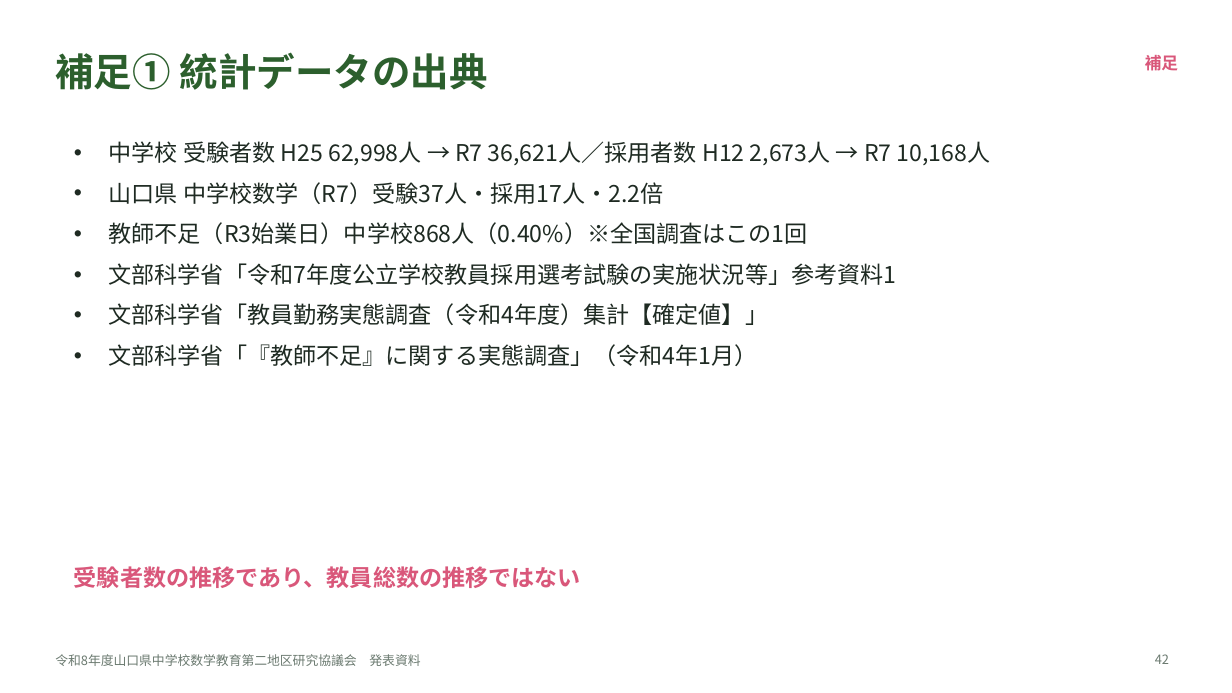
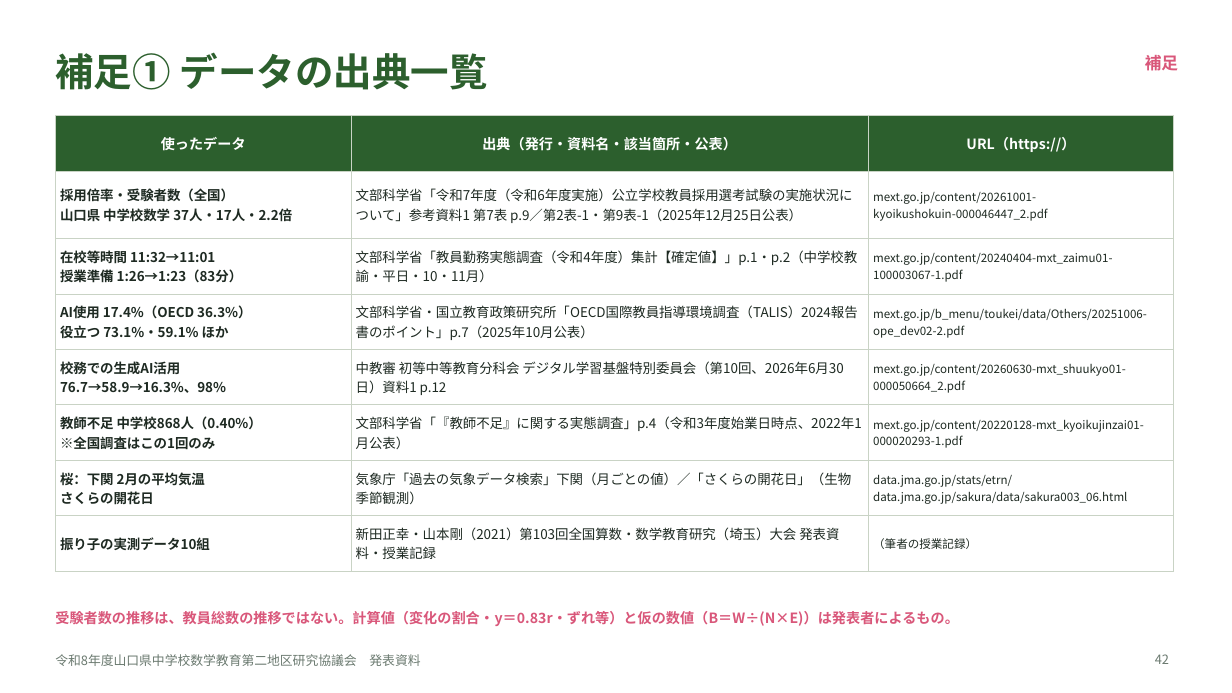
Before and after one commit to margiela14th-sudo/my-ai-project, a slide deck: slide 42 of 07_完成資料/県大会発表_生成AI授業再構築.pptx. Drawn at 1232x693 pixels with LibreOffice and Linux fonts; fonts in the diff are those of the drawing. Boxes give left, top, right and bottom in pixels: in the first picture for what was removed or moved away, otherwise in the second. Text is boxed around its words. In the diff, an @@ line names an element or a change of style, - is before the commit and + after.

```diff
--- a/07_完成資料/県大会発表_生成AI授業再構築.pptx
+++ b/07_完成資料/県大会発表_生成AI授業再構築.pptx
@@ title at (55,52,488,90): text changed @@
-補足① 統計データの出典
+補足① データの出典一覧
@@ table added at (55,116,1174,563), 8 rows, 3 columns @@
+使ったデータ | 出典（発行・資料名・該当箇所・公表） | URL（https://）
+採用倍率・受験者数（全国） / 山口県 中学校数学 37人・17人・2.2倍 | 文部科学省「令和7年度（令和6年度実施）公立学校教員採用選考試験の実施状況について」参考資料1 第7表 p.9／第2表-1・第9表-1（2025年12月25日公表） | mext.go.jp/content/20261001-kyoikushokuin-000046447_2.pdf
+在校等時間 11:32→11:01 / 授業準備 1:26→1:23（83分） | 文部科学省「教員勤務実態調査（令和4年度）集計【確定値】」p.1・p.2（中学校教諭・平日・10・11月） | mext.go.jp/content/20240404-mxt_zaimu01-100003067-1.pdf
+AI使用 17.4%（OECD 36.3%） / 役立つ 73.1%・59.1% ほか | 文部科学省・国立教育政策研究所「OECD国際教員指導環境調査（TALIS）2024報告書のポイント」p.7（2025年10月公表） | mext.go.jp/b_menu/toukei/data/Others/20251006-ope_dev02-2.pdf
+校務での生成AI活用 / 76.7→58.9→16.3%、98% | 中教審 初等中等教育分科会 デジタル学習基盤特別委員会（第10回、2026年6月30日）資料1 p.12 | mext.go.jp/content/20260630-mxt_shuukyo01-000050664_2.pdf
+教師不足 中学校868人（0.40%） / ※全国調査はこの1回のみ | 文部科学省「『教師不足』に関する実態調査」p.4（令和3年度始業日時点、2022年1月公表） | mext.go.jp/content/20220128-mxt_kyoikujinzai01-000020293-1.pdf
+桜：下関 2月の平均気温 / さくらの開花日 | 気象庁「過去の気象データ検索」下関（月ごとの値）／「さくらの開花日」（生物季節観測） | data.jma.go.jp/stats/etrn/ / data.jma.go.jp/sakura/data/sakura003_06.html
+振り子の実測データ10組 | 新田正幸・山本剛（2021）第103回全国算数・数学教育研究（埼玉）大会 発表資料・授業記録 | （筆者の授業記録）
@@ text removed at (109,141,991,366) @@
-• 中学校 受験者数 H25 62,998人 → R7 36,621人／採用者数 H12 2,673人 → R7 10,168人
-• 山口県 中学校数学（R7）受験37人・採用17人・2.2倍
-• 教師不足（R3始業日）中学校868人（0.40%）※全国調査はこの1回
-• 文部科学省「令和7年度公立学校教員採用選考試験の実施状況等」参考資料1
-• 文部科学省「教員勤務実態調査（令和4年度）集計【確定値】」
-• 文部科学省「『教師不足』に関する実態調査」（令和4年1月）
@@ text at (55,611,958,626): text changed; size 18 to 11 pt @@
-受験者数の推移であり、教員総数の推移ではない
+受験者数の推移は、教員総数の推移ではない。計算値（変化の割合・y＝0.83r・ずれ等）と仮の数値（B＝W÷(N×E)）は発表者によるもの。
```
Also in this commit, not shown: 11 other slides changed, 10 other files.
